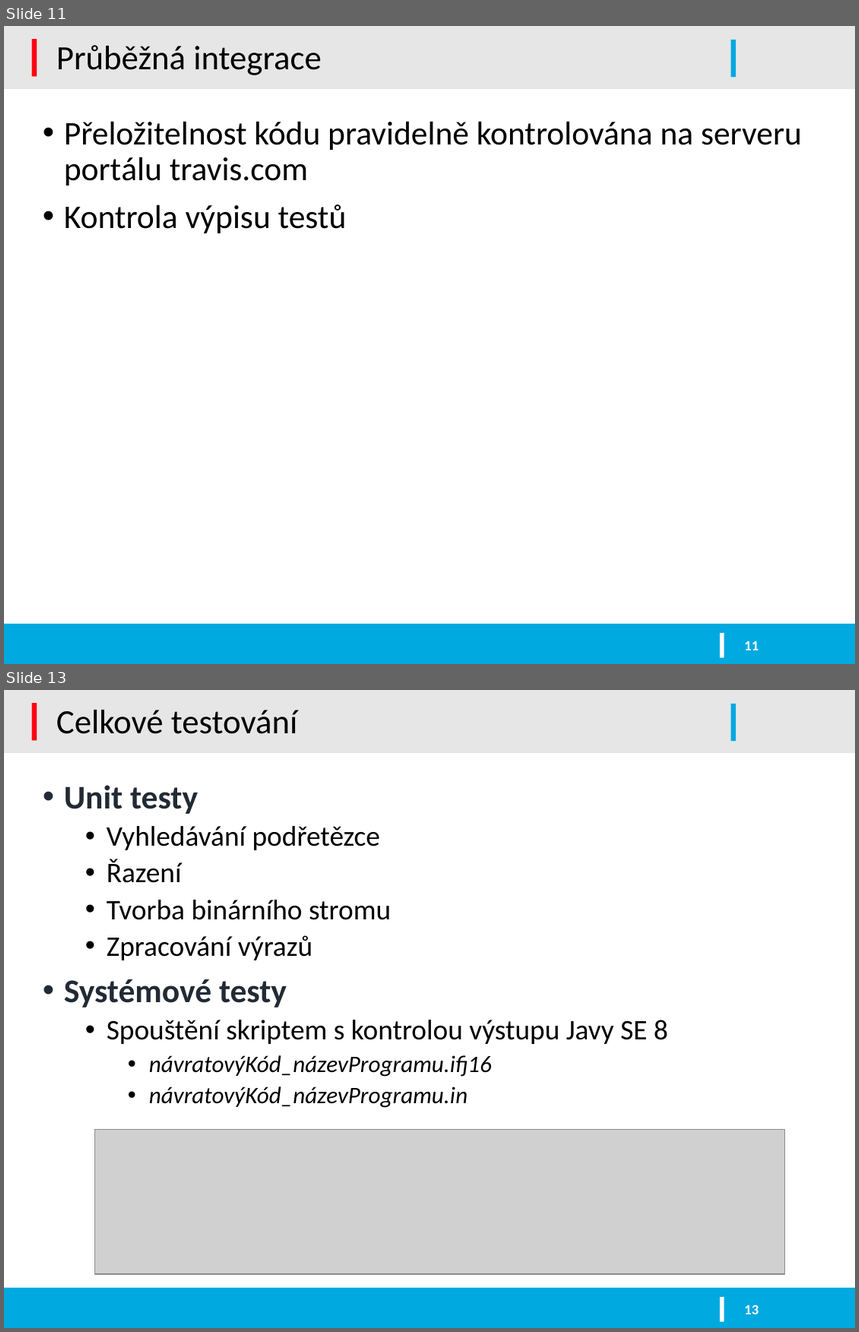
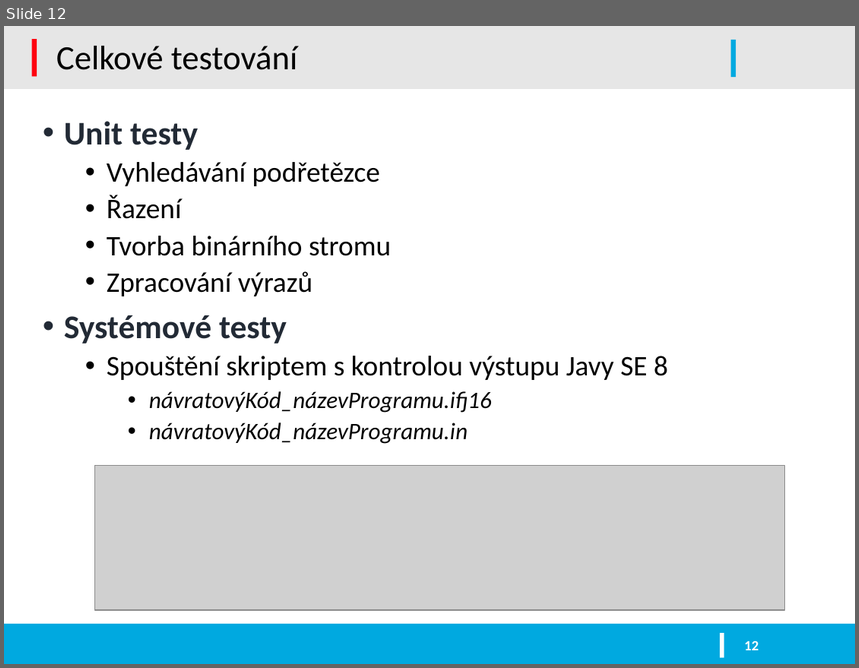
Before and after one commit to kysel/IFJ16, a slide deck: docs/prezentace.pptx. Shown one above the other, each under a label of ours: slides 11 and 13 before the commit, slide 12 after it; the slides between them are not shown. The pictures are 859x1332 and 859x668 pixels, drawn with LibreOffice and Linux fonts; fonts in the diff are those of the drawing; grey boxes stand for pictures; background and template pictures are left out. Boxes give left, top, right and bottom in pixels: in the first picture for what was removed or moved away, otherwise in the second. Text is boxed around its words. In the diff, an @@ line names an element or a change of style, - is before the commit and + after.

```diff
--- a/docs/prezentace.pptx
+++ b/docs/prezentace.pptx
@@ slide 11 removed at (x1=4, y1=26, x2=855, y2=664), background #FFFFFF; not listed: 5 template elements that a slide beside it also shows @@
@@ title removed at (x1=56, y1=45, x2=322, y2=75) @@
-Průběžná integrace
@@ text removed at (x1=64, y1=121, x2=802, y2=233) @@
-• Přeložitelnost kódu pravidelně kontrolována na serveru portálu travis.com
-• Kontrola výpisu testů
@@ page number removed at (x1=744, y1=642, x2=759, y2=651) @@
-11
@@ what was slide 13 is now slide 12 @@
@@ page number at (x1=744, y1=641, x2=759, y2=651): text changed @@
-13
+12
```
Also in this commit, not shown: 11 slides changed, 1 slide added, 1 other slide removed, 1 other file.
